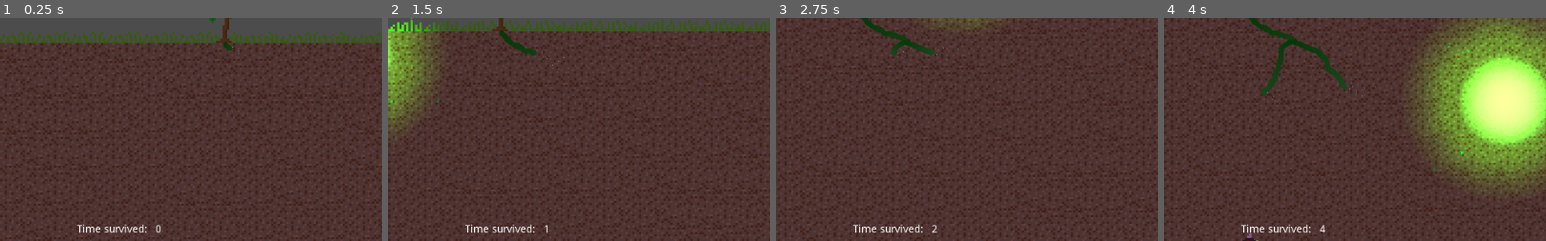
Above: before the commit, frames 1-4 (left to right).
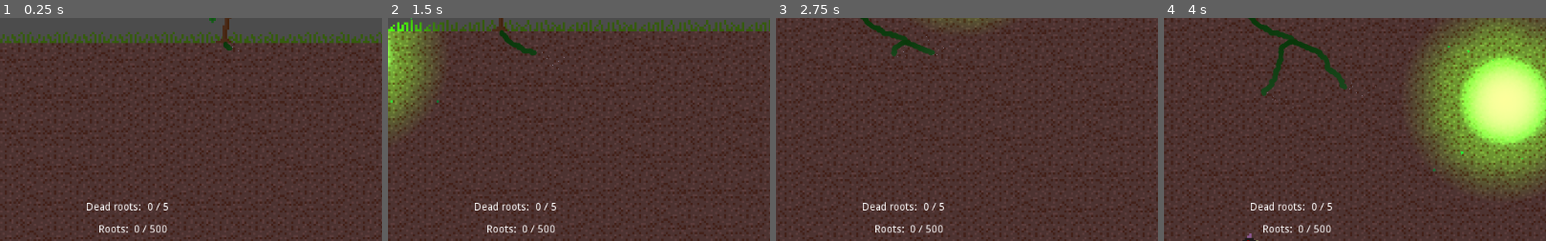
Above: after the commit, the same moments.

Repository: TaneliR/fgj2023
Game: Godot game, scene res://Scenes/TanelinScene.tscn
Two runs of this game, one before a commit and one after it. Both use one fixed random seed, a clock stepped at 60 frames per second and the inputs below.
Inputs (mouse positions are % of the whole screen's width and height, from its top left):
- Up to frame 1 (0.25 s): no input
- Up to frame 2 (1.5 s): move the mouse to (72, 45) at 0.52 s; press the mouse at (72, 45) at 0.53 s; hold Up (ui_up) 0.53-1.28 s; move the mouse to (30, 55) at 1.27 s; release the mouse at (30, 55) at 1.28 s; hold Down (ui_down) from 1.28 s (still down); click (30, 55) at 1.35 s
- Up to frame 3 (2.75 s): move the mouse to (60, 28) at 2.02 s; release Down (ui_down) at 2.03 s; press the mouse at (60, 28) at 2.03 s; hold Up (ui_up) from 2.03 s (still down)
- Up to frame 4 (4 s): move the mouse to (45, 70) at 2.77 s; release the mouse at (45, 70) at 2.78 s; click (45, 70) at 2.85 s; move the mouse to (80, 65) at 3.52 s; release Up (ui_up) at 3.53 s; press the mouse at (80, 65) at 3.53 s; hold Down (ui_down) from 3.53 s (still down)
The pictures show only the part of the screen within x 35-85%, y 46-96%; the shares and areas given below are measured in that part.

The runs differ from the first frame. In frame 1, 0.8% of the frame differs, in the area x 20-44%, y 82-97%; in frame 2, 0.8%; in frame 3, 0.8%; in frame 4, 0.8%.

Commit message:
add HUD, still needs signals

Diff:
--- a/Roots/Scenes/HUD.tscn
+++ b/Roots/Scenes/HUD.tscn
@@ -1,23 +1,36 @@
-[gd_scene load_steps=2 format=2]
+[gd_scene load_steps=3 format=2]
 
-[ext_resource path="res://Scenes/TimerScript.gd" type="Script" id=1]
+[ext_resource path="res://Scenes/HUD_RootCountScript.gd" type="Script" id=1]
+[ext_resource path="res://Scenes/HUD_DeadRootCountScript.gd" type="Script" id=2]
 
 [node name="HUD" type="CanvasLayer"]
 
-[node name="TimerLabel" type="Label" parent="."]
+[node name="RootHeading" type="Label" parent="."]
 anchor_right = 1.0
 anchor_bottom = 0.95
-text = "Time survived: "
+text = "Roots:"
 align = 1
 valign = 2
 
-[node name="Time" type="Label" parent="."]
+[node name="RootCount" type="Label" parent="."]
 anchor_right = 1.0
-anchor_bottom = 1.0
-margin_left = 120.0
-margin_bottom = -30.0
+anchor_bottom = 0.95
+margin_left = 100.0
 align = 1
 valign = 2
 script = ExtResource( 1 )
 
-[node name="Timer" type="Timer" parent="."]
+[node name="DeadRootHeading" type="Label" parent="."]
+anchor_right = 1.0
+anchor_bottom = 0.9
+text = "Dead roots:"
+align = 1
+valign = 2
+
+[node name="DeadRootCiunt" type="Label" parent="."]
+anchor_right = 1.0
+anchor_bottom = 0.9
+margin_left = 120.0
+align = 1
+valign = 2
+script = ExtResource( 2 )
--- /dev/null
+++ b/Roots/Scenes/HUD_DeadRootCountScript.gd
@@ -0,0 +1,11 @@
+extends Label
+
+var dead_roots = 0
+
+export var max_dead = 5
+
+func _ready():
+	text = str(dead_roots) + " / " + str(max_dead)
+
+# on signal x
+#	text = dead_roots +1
--- /dev/null
+++ b/Roots/Scenes/HUD_RootCountScript.gd
@@ -0,0 +1,11 @@
+extends Label
+
+var roots = 0
+
+export var max_roots = 500
+
+func _ready():
+	text = str(roots) + " / " + str(max_roots)
+
+# on signal x
+#	text = roots +1
--- a/Roots/Scenes/TimerScript.gd
+++ /dev/null
@@ -1,14 +0,0 @@
-extends Label
-
-var timer = 0
-var timer_node
-
-func _ready():
-	timer_node = get_node("../Timer")
-	timer_node.connect("timeout", self, "timeout")
-	set_text("0")
-	timer_node.start()
-
-func timeout():
-	timer += 1
-	set_text(str(timer))
